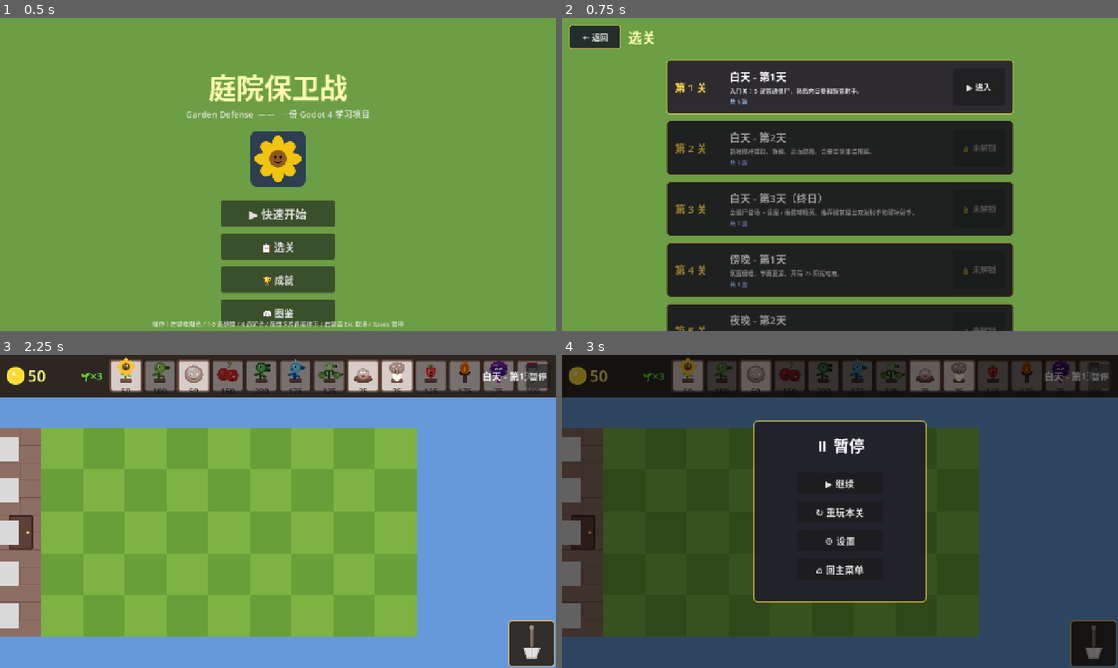
Above: before the commit, frames 1-4 (two rows, left to right).
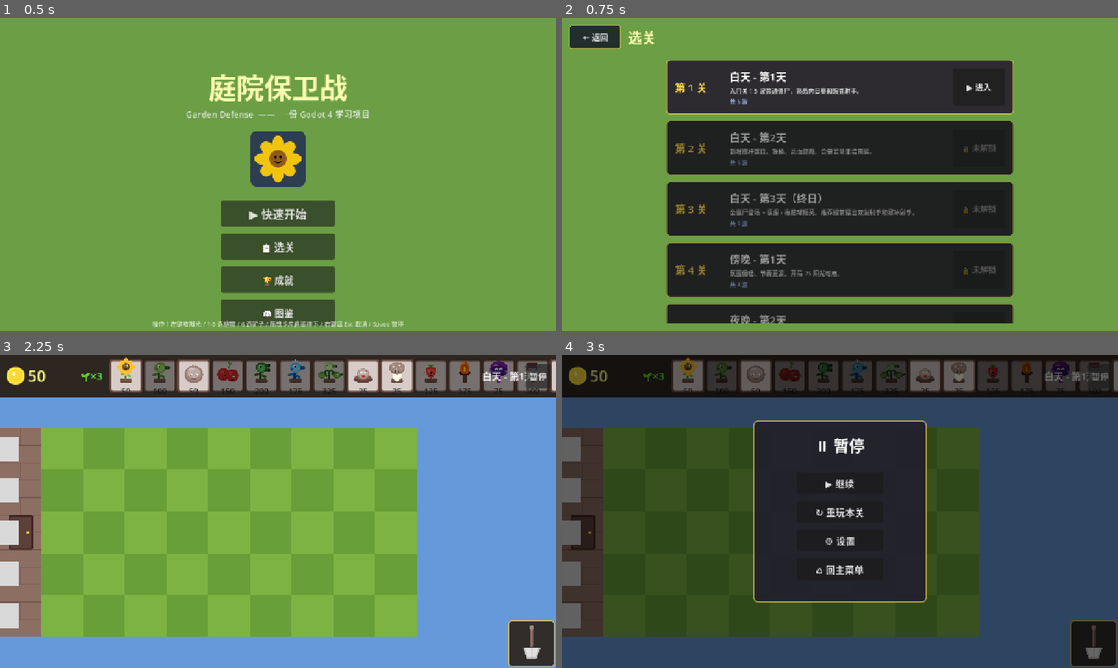
Above: after the commit, the same moments.

Repository: amoihans/GardenDefence
Game: Godot game, scene res://scenes/main/MainMenu.tscn
Same seed, same stepped clock (60 frames per second), same inputs: the game is played once before the commit and once after it.
Inputs:
- Up to frame 1 (0.5 s): no input
- Up to frame 2 (0.75 s): click "📋 选关" at 0.5 s
- Up to frame 3 (2.25 s): click "← 返回" at 1.25 s; click "▶ 快速开始" at 2 s
- Up to frame 4 (3 s): click "暂停" at 2.75 s

Frame 1 is identical in both runs. In frame 2, 1.8% of the frame differs, in the area x 18-82%, y 13-100%; in frame 3, 0.1%; in frame 4, less than 0.1%.

Commit message:
Add sun_sucker plant + fix level select scrolling
- sun_sucker: scans suns group every 1.5s, auto-collects nearest
- Level select: wrap VBoxContainer in ScrollContainer for 11 levels
- Center cards via HBoxContainer alignment
- sun_sucker.svg + SunSucker.tscn + scripts/sun_sucker.gd

Diff:
--- /dev/null
+++ b/assets/plants/sun_sucker.svg
@@ -0,0 +1,21 @@
+<svg xmlns="http://www.w3.org/2000/svg" viewBox="0 0 80 100" width="80" height="100">
+  <!-- 茎（紫色，吸光植物） -->
+  <rect x="35" y="55" width="10" height="35" fill="#7B1FA2" rx="2"/>
+  <!-- 中心球（深紫，吸光核心） -->
+  <circle cx="40" cy="40" r="20" fill="#4A148C"/>
+  <!-- 内部旋转光芒（暗示吸引） -->
+  <circle cx="40" cy="40" r="12" fill="#6A1B9A"/>
+  <circle cx="40" cy="40" r="6" fill="#E1BEE7"/>
+  <!-- 高光 -->
+  <circle cx="34" cy="34" r="3" fill="white" opacity="0.7"/>
+  <!-- 周围 4 颗被吸引的小阳光（暗示正在收集） -->
+  <circle cx="14" cy="30" r="4" fill="#FFD600" stroke="#FFA000" stroke-width="0.5"/>
+  <circle cx="66" cy="30" r="4" fill="#FFD600" stroke="#FFA000" stroke-width="0.5"/>
+  <circle cx="18" cy="58" r="3" fill="#FFD600" stroke="#FFA000" stroke-width="0.5"/>
+  <circle cx="62" cy="58" r="3" fill="#FFD600" stroke="#FFA000" stroke-width="0.5"/>
+  <!-- 吸引线（虚线箭头指向中心） -->
+  <line x1="18" y1="32" x2="30" y2="38" stroke="#E1BEE7" stroke-width="0.8" opacity="0.5" stroke-dasharray="2,1"/>
+  <line x1="62" y1="32" x2="50" y2="38" stroke="#E1BEE7" stroke-width="0.8" opacity="0.5" stroke-dasharray="2,1"/>
+  <line x1="22" y1="58" x2="32" y2="48" stroke="#E1BEE7" stroke-width="0.8" opacity="0.5" stroke-dasharray="2,1"/>
+  <line x1="58" y1="58" x2="48" y2="48" stroke="#E1BEE7" stroke-width="0.8" opacity="0.5" stroke-dasharray="2,1"/>
+</svg>
--- /dev/null
+++ b/scenes/plants/SunSucker.tscn
@@ -0,0 +1,13 @@
+[gd_scene load_steps=3 format=3]
+
+[ext_resource type="Script" path="res://scripts/sun_sucker.gd" id="1_ss"]
+[ext_resource type="Texture2D" path="res://assets/plants/sun_sucker.svg" id="2_ss"]
+
+[node name="SunSucker" type="Node2D"]
+script = ExtResource("1_ss")
+plant_id = "sun_sucker"
+max_hp = 60
+fire_interval = 1.5
+
+[node name="Sprite2D" type="Sprite2D" parent="."]
+texture = ExtResource("2_ss")
--- a/scenes/ui/LevelSelect.tscn
+++ b/scenes/ui/LevelSelect.tscn
@@ -49,13 +49,21 @@
 theme_override_colors/font_color = Color(1, 1, 0.7, 1)
 theme_override_font_sizes/font_size = 32
 
-[node name="Center" type="CenterContainer" parent="."]
+[node name="Scroll" type="ScrollContainer" parent="."]
+offset_left = 0.0
 offset_top = 96.0
 offset_right = 1280.0
 offset_bottom = 700.0
 mouse_filter = 1
+horizontal_scroll_mode = 0
 
-[node name="List" type="VBoxContainer" parent="Center"]
+[node name="Spacer" type="HBoxContainer" parent="Scroll"]
+custom_minimum_size = Vector2(1280, 0)
+size_flags_horizontal = 4
+mouse_filter = 1
+alignment = 1
+
+[node name="List" type="VBoxContainer" parent="Scroll/Spacer"]
 custom_minimum_size = Vector2(800, 0)
 mouse_filter = 1
 theme_override_constants/separation = 14
--- a/scripts/level_select.gd
+++ b/scripts/level_select.gd
@@ -9,7 +9,7 @@
 
 const LEVEL_CARD_SCENE := preload("res://scenes/ui/LevelCard.tscn")
 
-@onready var level_list: VBoxContainer = $Center/List
+@onready var level_list: VBoxContainer = $Scroll/Spacer/List
 @onready var back_btn: Button = $TopBar/BackBtn
 @onready var title: Label = $TopBar/Title
 
--- a/scripts/plant_db.gd
+++ b/scripts/plant_db.gd
@@ -138,13 +138,22 @@
         "scene_path": "res://scenes/plants/MagnetShroom.tscn",
         "icon_path": "res://assets/plants/magnet_shroom.svg",
     },
+    "sun_sucker": {
+        "display_name": "吸阳菇",
+        "cost": 50,
+        "max_hp": 60,
+        "cooldown": 15.0,
+        "description": "每 1.5 秒自动收集场上最近的阳光（sun._collect() 入账）。减少手动点击负担。",
+        "scene_path": "res://scenes/plants/SunSucker.tscn",
+        "icon_path": "res://assets/plants/sun_sucker.svg",
+    },
 }
 
 # HUD 上从左到右展示的植物 ID 顺序
 const HUD_PLANT_ORDER: Array[String] = [
     "sunflower", "peashooter", "wallnut", "cherrybomb", "repeater",
     "freezer", "threepeater", "potato_mine", "sun_shroom", "jalapeno",
-    "torchwood", "fume_shroom", "magnet_shroom",
+    "torchwood", "fume_shroom", "magnet_shroom", "sun_sucker",
 ]
 
 # 僵尸数据 ------------------------------------------------------------
--- /dev/null
+++ b/scripts/sun_sucker.gd
@@ -0,0 +1,71 @@
+# scripts/sun_sucker.gd
+# ----------------------------------------------------------------------
+# 吸阳菇：自动收集场上阳光
+#   - 每 1.5 秒扫描 "suns" group
+#   - 找最近的一颗未收集阳光，调用 sun._collect()
+#   - sun._collect() 会自己 tween 飞向 HUD + 入账 + 触发成就
+#   - 视觉：每收集一次，吸阳菇闪一下
+# ----------------------------------------------------------------------
+extends Plant
+
+@export var fire_interval: float = 1.5
+const COLLECT_RADIUS: float = 600.0             # 整张草坪范围（不再"只吸附近的"）
+
+var _fire_timer: Timer
+var _saved_fire_interval: float = 0.0
+
+func _on_ready_setup() -> void:
+    _fire_timer = Timer.new()
+    _fire_timer.wait_time = fire_interval
+    _fire_timer.one_shot = false
+    _fire_timer.autostart = true
+    add_child(_fire_timer)
+    _fire_timer.timeout.connect(_try_collect)
+
+func _try_collect() -> void:
+    # 找最近的、未收集的阳光
+    var best: Node = null
+    var best_dist: float = INF
+    for node in get_tree().get_nodes_in_group("suns"):
+        var s = node as Node
+        if s == null: continue
+        if "_collected" in s and s._collected: continue
+        # 距离
+        var d: float = global_position.distance_to(s.global_position)
+        if d < best_dist:
+            best_dist = d
+            best = s
+    if best == null:
+        return                                      # 场上没阳光
+    # 调用 sun._collect()：它会自己飞向 HUD + 入账
+    if best.has_method("_collect"):
+        best._collect()
+    _flash()
+
+func _flash() -> void:
+    # 视觉：紫色脉冲
+    if sprite == null: return
+    sprite.modulate = Color(1.6, 1.0, 1.8)
+    var t := create_tween()
+    t.tween_property(sprite, "modulate", Color.WHITE, 0.2)
+
+# 肥料：吸阳光频率 ×2
+func fertilize() -> void:
+    if _boost_active or _fire_timer == null:
+        return
+    _boost_active = true
+    _saved_fire_interval = _fire_timer.wait_time
+    _fire_timer.wait_time = _saved_fire_interval / 2.0
+    _apply_boost_visual(true)
+    var t := Timer.new()
+    t.one_shot = true
+    t.wait_time = BOOST_DURATION
+    add_child(t)
+    t.timeout.connect(_on_fertilize_finished)
+    t.start()
+
+func _on_fertilize_finished() -> void:
+    if _fire_timer != null:
+        _fire_timer.wait_time = _saved_fire_interval
+    _boost_active = false
+    _apply_boost_visual(false)
--- a/scripts/sunflower.gd
+++ b/scripts/sunflower.gd
@@ -11,43 +11,43 @@
 var _produce_timer: Timer
 
 func _on_ready_setup() -> void:
-    _produce_timer = Timer.new()
-    _produce_timer.wait_time = FIRST_DELAY
-    _produce_timer.one_shot = false
-    _produce_timer.autostart = true
-    add_child(_produce_timer)
-    _produce_timer.timeout.connect(_produce_sun)
+	_produce_timer = Timer.new()
+	_produce_timer.wait_time = FIRST_DELAY
+	_produce_timer.one_shot = false
+	_produce_timer.autostart = true
+	add_child(_produce_timer)
+	_produce_timer.timeout.connect(_produce_sun)
 
 func _produce_sun() -> void:
-    # 第一次后改为正常间隔
-    _produce_timer.wait_time = PRODUCE_INTERVAL
-    # 生成阳光，落在自己脚边
-    var sun: Node2D = SUN_SCENE.instantiate()
-    # 把阳光挂到 Game 节点下，避免随植物销毁
-    var game := get_tree().get_first_node_in_group("game_root")
-    if game:
-        game.add_child(sun)
-    else:
-        get_parent().add_child(sun)
-    sun.global_position = global_position + Vector2(0, -8)
-    # 调用阳光自带的"小跳一下"
-    if sun.has_method("ground_pop"):
-        sun.ground_pop()
-    # 弹一下表示在产
-    var t := create_tween()
-    t.tween_property(sprite, "scale", Vector2(1.15, 0.85), 0.08)
-    t.tween_property(sprite, "scale", Vector2.ONE, 0.15)
+	# 第一次后改为正常间隔
+	_produce_timer.wait_time = PRODUCE_INTERVAL
+	# 生成阳光，落在自己脚边
+	var sun: Node2D = SUN_SCENE.instantiate()
+	# 把阳光挂到 Game 节点下，避免随植物销毁
+	var game := get_tree().get_first_node_in_group("game_root")
+	if game:
+		game.add_child(sun)
+	else:
+		get_parent().add_child(sun)
+	sun.global_position = global_position + Vector2(0, -8)
+	# 调用阳光自带的"小跳一下"
+	if sun.has_method("ground_pop"):
+		sun.ground_pop()
+	# 弹一下表示在产
+	var t := create_tween()
+	t.tween_property(sprite, "scale", Vector2(1.15, 0.85), 0.08)
+	t.tween_property(sprite, "scale", Vector2.ONE, 0.15)
 
 # 肥料：5 秒内每 1 秒产 1 颗
 func fertilize() -> void:
-    if _boost_active:
-        return
-    _boost_active = true
-    _apply_boost_visual(true)
-    for i in 5:
-        await get_tree().create_timer(1.0, false).timeout
-        if not is_instance_valid(self):
-            return
-        _produce_sun()
-    _boost_active = false
-    _apply_boost_visual(false)
+	if _boost_active:
+		return
+	_boost_active = true
+	_apply_boost_visual(true)
+	for i in 5:
+		await get_tree().create_timer(1.0, false).timeout
+		if not is_instance_valid(self):
+			return
+		_produce_sun()
+	_boost_active = false
+	_apply_boost_visual(false)
--- a/scripts/wallnut.gd
+++ b/scripts/wallnut.gd
@@ -9,13 +9,13 @@
 extends Plant
 
 func _on_ready_setup() -> void:
-    pass
+	pass
 
 func take_damage(amount: float) -> void:
-    super.take_damage(amount)
-    if sprite == null:
-        return
-    var ratio: float = float(current_hp) / float(max_hp)
-    # 越破越暗
-    var d = lerp(1.0, 0.55, 1.0 - clampf(ratio, 0.0, 1.0))
-    sprite.modulate = Color(d, d, d)
+	super.take_damage(amount)
+	if sprite == null:
+		return
+	var ratio: float = float(current_hp) / float(max_hp)
+	# 越破越暗
+	var d = lerp(1.0, 0.55, 1.0 - clampf(ratio, 0.0, 1.0))
+	sprite.modulate = Color(d, d, d)
Not shown, added: scripts/torchwood.gd.uid
